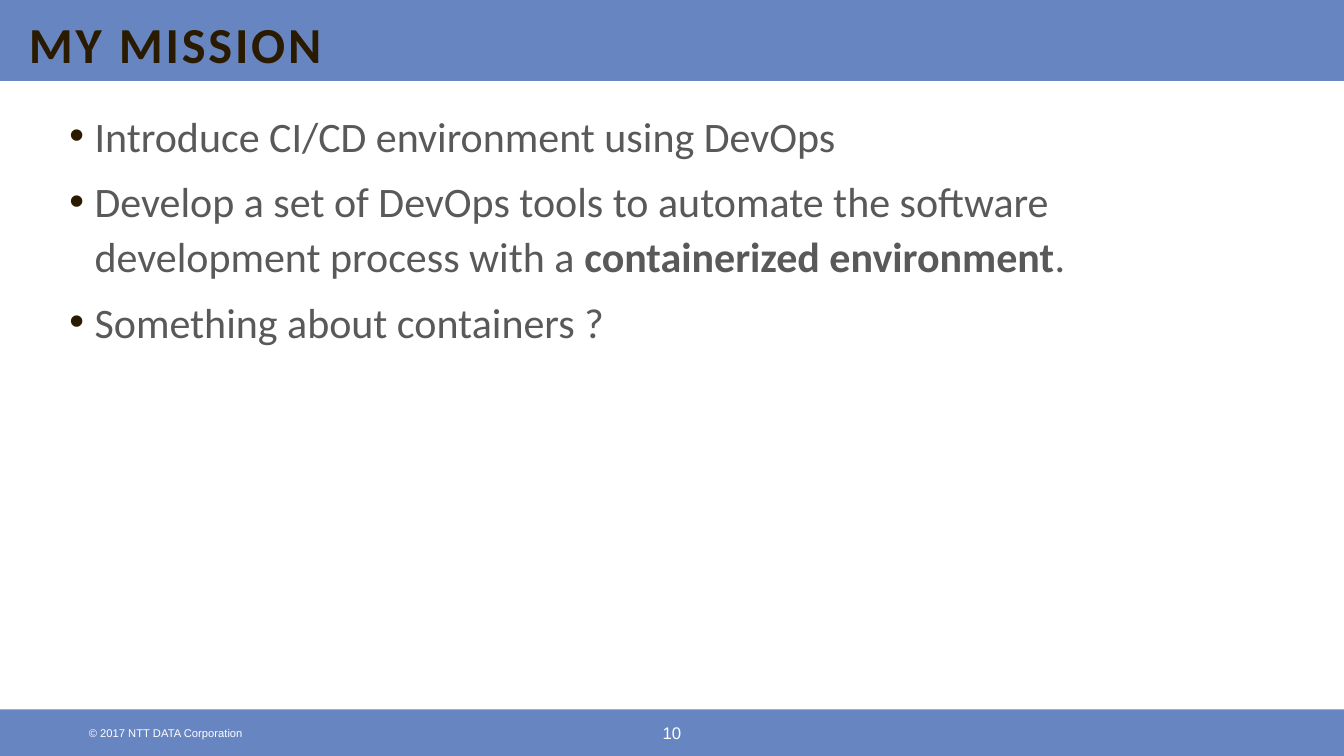
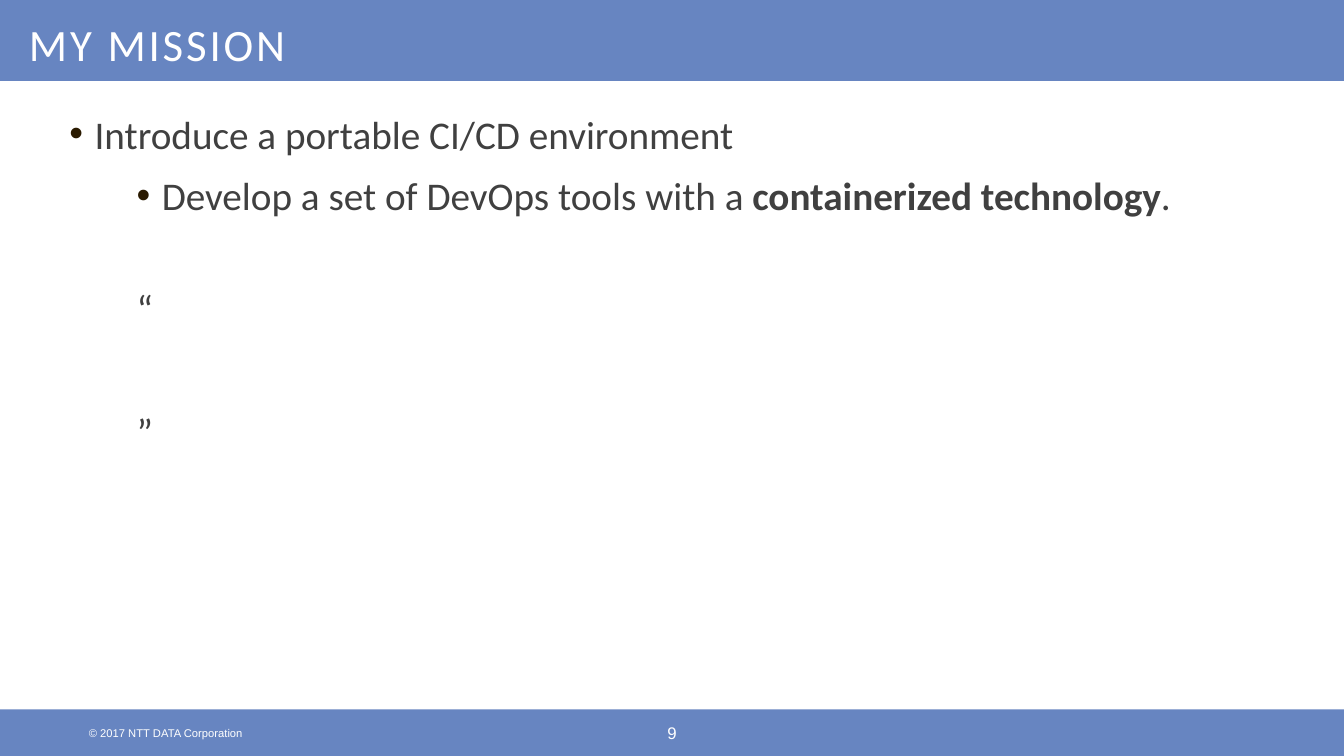
Before and after one commit to shaayaan16/segfaultshooter, a slide deck: slide 9 of Final Presentation.pptx (slide 10 before the commit). Drawn at 1344x756 pixels with LibreOffice and Linux fonts; fonts in the diff are those of the drawing; background and template pictures are left out. Boxes give left, top, right and bottom in pixels: in the first picture for what was removed or moved away, otherwise in the second. Text is boxed around its words. In the diff, an @@ line names an element or a change of style, - is before the commit and + after.

```diff
--- a/Final Presentation.pptx
+++ b/Final Presentation.pptx
@@ title "MY MISSION" at [29,32,285,62]: size 36 to 32 pt, text colour #2A1A00 to #FFFFFF, bold off @@
@@ text at [95,121,1171,217]: text changed; size 30 to 28 pt; text colour #595959 to #404040 @@
-• Introduce CI/CD environment using DevOps
-• Develop a set of DevOps tools to automate the software development process with a containerized environment.
-• Something about containers ?
+• Introduce a portable CI/CD environment
+  • Develop a set of DevOps tools with a containerized technology.
+  “
+  ”
@@ page number at [667,727,676,739]: text changed @@
-10
+9
```
Also in this commit, not shown: 9 other slides changed, 9 slides added, 6 slides removed.
